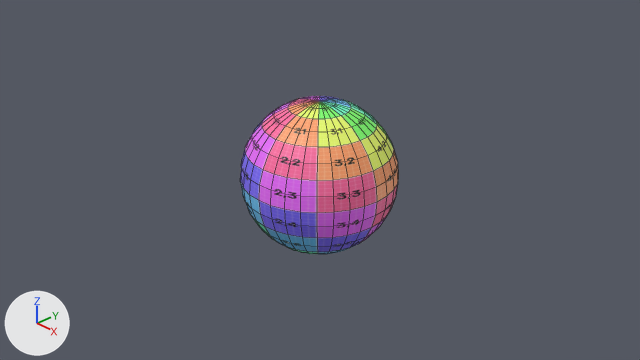
Before and after pictures for a commit that changed the Blender file Resources/Skydome/無題.blend.
Before and after are seen from the file's camera 'Camera'. Arrows for +X, +Y and +Z are at lower left; the lights stay in place. Mesh edges are drawn as thin lines.

In view in the first picture: '球'.
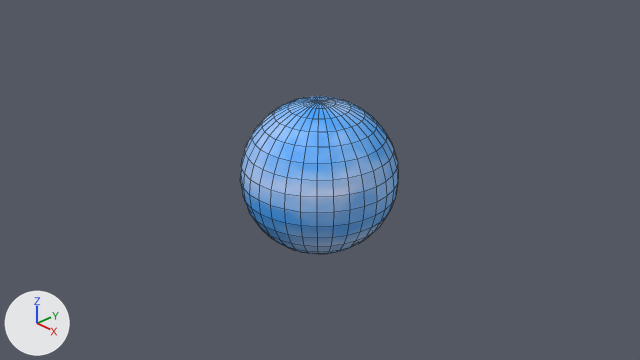
Pixel boxes (x1, y1, x2, y2) of what changed, in the pictures (640 x 360 px):
```json
{"object": "球", "change": "surface changed", "before": [240, 96, 398, 254], "after": [240, 96, 398, 254]}
```

Edits to the scene script, one JSON object a line:
```json
{"op": "add", "block": "img_skydome_png", "code": ["img_skydome_png = load_image('Skydome.png', 'Skydome.png', 512, 512, 'sRGB')"]}
{"op": "set", "path": "mat_material.texture", "old": "img_uvchecker_png", "new": "img_skydome_png"}
```
